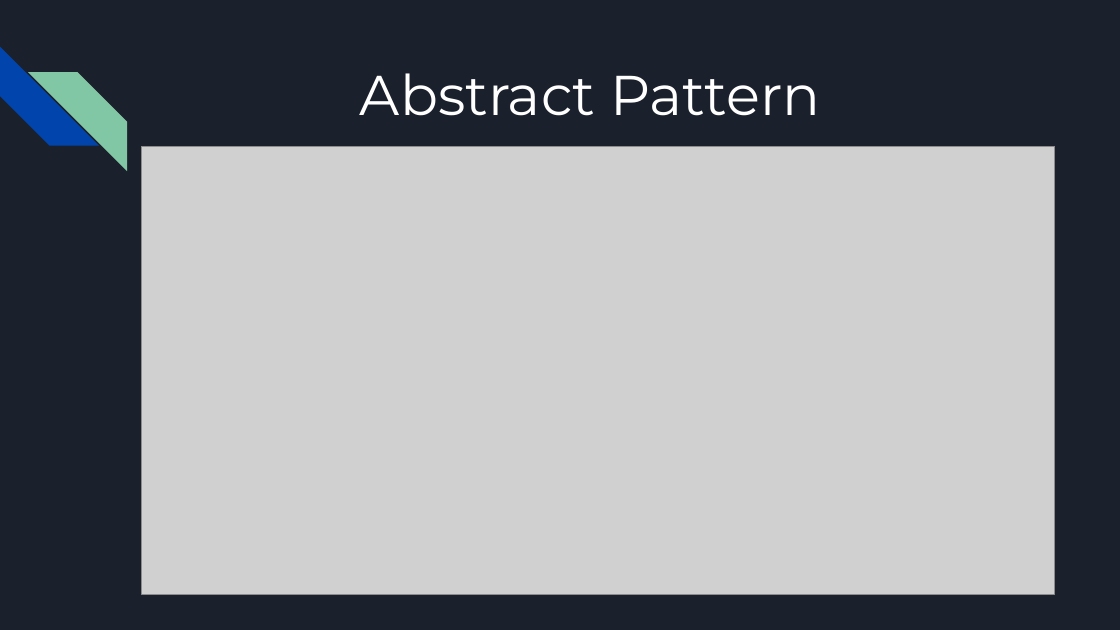
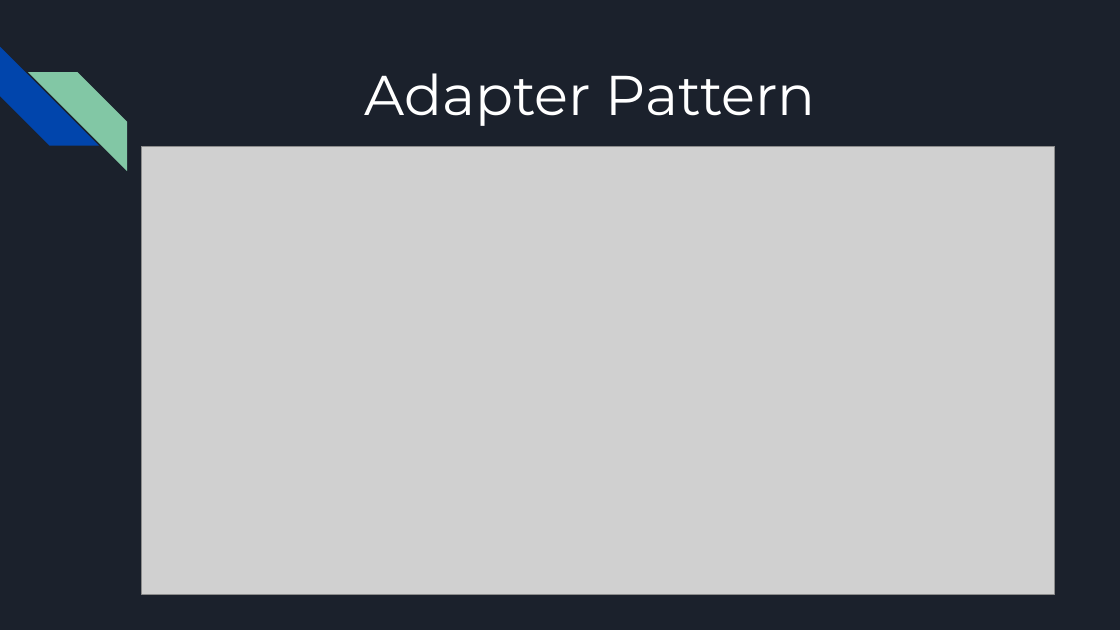
Before and after one commit to aardalde/CSCI-352-Semester-Project, a slide deck: slide 7 of Project-Presentation/Productive Product Manager.pptx. Drawn at 1120x630 pixels with LibreOffice and Linux fonts; fonts in the diff are those of the drawing; grey boxes stand for pictures. Boxes give left, top, right and bottom in pixels: in the first picture for what was removed or moved away, otherwise in the second. Text is boxed around its words. In the diff, an @@ line names an element or a change of style, - is before the commit and + after.

```diff
--- a/Project-Presentation/Productive Product Manager.pptx
+++ b/Project-Presentation/Productive Product Manager.pptx
@@ title at [364,73,816,126]: text changed @@
-Abstract Pattern
+Adapter Pattern
```
Also in this commit, not shown: 2 other slides changed.
